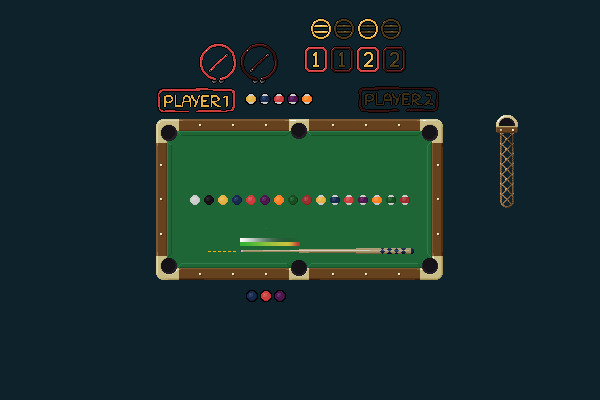
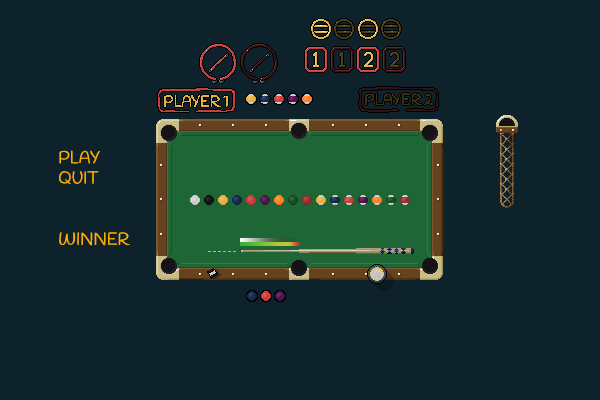
Layer changes from the first 600×400 image to the second:
added layer "PLAY QUIT WINNER" in group "player" over box(59, 150, 130, 246)
added group "accessory-group" with 1 layers above "cue-stick-group" over box(207, 264, 394, 291)
added layer "chalk" in group "accessory-group" over box(207, 264, 394, 291)
